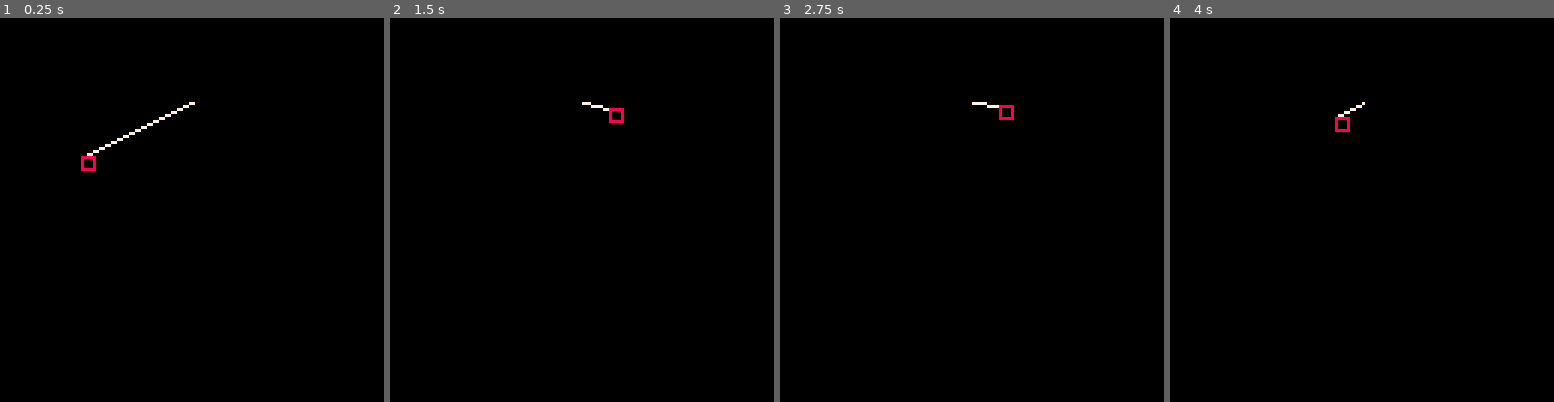
Above: before the commit, frames 1-4 (left to right).
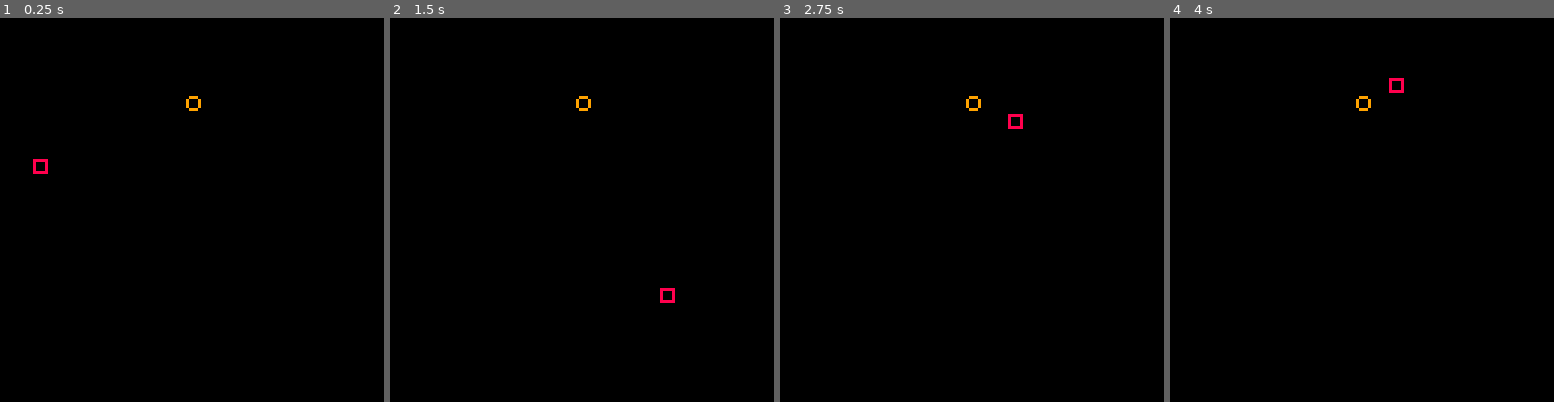
Above: after the commit, the same moments.

Repository: wesen/carts
Game: PICO-8 cartridge rope.p8
Two runs of this game, one before a commit and one after it. Both use one fixed random seed, a clock stepped at 60 frames per second and the inputs below.
Inputs (mouse positions are in pixels of both pictures, inside the frame that each line leads up to):
- Up to frame 1 (0.25 s): no input
- Up to frame 2 (1.5 s): click (670, 121) at 0.67 s; tap O (Z key) at 0.7 s; click (436, 267) at 1.22 s
- Up to frame 3 (2.75 s): hold Right 1.6-2.1 s; tap O (Z key) at 1.7, 2.1, 2.5 s; click (887, 114) at 1.77 s; click (952, 259) at 2.32 s; hold Right from 2.47 s (still down)
- Up to frame 4 (4 s): click (1404, 106) at 2.87 s; tap O (Z key) at 2.9, 3.3, 3.7 s; release Right at 3.03 s; hold Left 3.08-3.58 s; click (1465, 256) at 3.42 s; click (1231, 102) at 3.97 s

The runs differ from the first frame. In frame 1, 0.5% of the frame differs, in the area x 8-53%, y 20-41%; in frame 2, 0.3%; in frame 3, 0.3%; in frame 4, 0.3%.

Commit message:
add fun rope

Diff:
--- a/rope.p8
+++ b/rope.p8
@@ -5,64 +5,85 @@
  poke(0x5f2d,1)
 end
 
-tether={x=64,x=28}
+tether={x=64,y=28}
+
+mode_swinging=1
+mode_free=2
+mode_pulling=3
 
 obj={
  x=10,y=28,
  sx=.2,sy=2,
- tethered=false,
- jumping=true,
- l=53
+ mode=mode_free,
+ l=0
 }
 
+maxfall=3
+gravity=0.20
 maxl=10
-maxfall=3
-gravity=0.12
 
-px=64
-py=28
-x=0
-y=0
+prevbtn=false
 
 function _update()
 -- x=stat(32)
 -- y=stat(33)
- obj.sy=appr(obj.sy,maxfall,gravity)
+ local _gravity=gravity
+ if (obj.mode==mode_free) _gravity*=0.5
+ if (obj.mode==mode_swing) _gravity*=1.5
+ obj.sy=appr(obj.sy,maxfall,_gravity)
+
  local prevx=obj.x
  local prevy=obj.y
 
- if (btn(0)) obj.sx,obj.sy=-1,obj.sy
- if (btn(1)) obj.sx,obj.sy=1,obj.sy
 
  obj.y+=obj.sy
  obj.x+=obj.sx
 
- printh("obj sx "..tostr(obj.sx))
+ obj.x=mid(0,obj.x,128)
+ obj.y=mid(0,obj.y,128)
 
- local v={x=obj.x-px,y=obj.y-py}
+ local v={x=obj.x-tether.x,y=obj.y-tether.y}
  local l=sqrt(v.x^2+v.y^2)
- local _maxl=maxl
- if obj.jumping then
-  _maxl=max(obj.l,maxl)
+
+ if btn(4) and not previnput then
+  if obj.mode==mode_free then
+   printh("pulling")
+   obj.mode=mode_pulling
+   obj.l=l
+  end
  end
 
- printh("l "..tostr(l).." maxl "..tostr(_maxl))
-
- if l>_maxl then
-  v.x=v.x*_maxl/l
-  v.y=v.y*_maxl/l
-  obj.x=px+v.x
-  obj.y=py+v.y
-  obj.sx=obj.x-prevx
-  obj.sy=obj.y-prevy
-
-  obj.sx*=1
-  obj.sy*=1
+ if not btn(4) and obj.mode!=mode_free then
+  obj.mode=mode_free
  end
 
- if obj.jumping then
-  obj.l=l
-  obj.l-=2
+ prevbtn=btn(4)
+
+ local _maxl=maxl
+ if obj.mode==mode_pulling then
+  _maxl=max(obj.l,maxl)
+  obj.l-=3
+ end
+
+ if obj.mode!=mode_free then
+  printh("obj l "..tostr(obj.l).." mode "..tostr(obj.mode).." l "..tostr(l).." maxl "..tostr(_maxl))
+  if obj.mode==mode_pulling and l<maxl then
+   printh("swinging")
+   obj.mode=mode_swinging
+  end
+
+  if l>_maxl then
+   printh("cap v  "..tostr(_maxl/l))
+   v.x=v.x*_maxl/l
+   v.y=v.y*_maxl/l
+   obj.x=tether.x+v.x
+   obj.y=tether.y+v.y
+   obj.sx=obj.x-prevx
+   obj.sy=obj.y-prevy
+
+   obj.sx*=1
+   obj.sy*=1
+  end
  end
 end
 
@@ -72,8 +93,12 @@
 -- local a=atan2(x-px,y-py)
 -- print(tostr(x)..","..tostr(y),64,80,7)
 -- print(tostr(a),64,64,7)
- line(obj.x,obj.y,px,py,7)
+ if obj.mode!=mode_free then
+  line(obj.x,obj.y,tether.x,tether.y,7)
+ end
+
  rect(obj.x,obj.y,obj.x+4,obj.y+4,8)
+ circ(tether.x,tether.y,2,9)
 end
 -->8
 function appr(val,target,amount)
